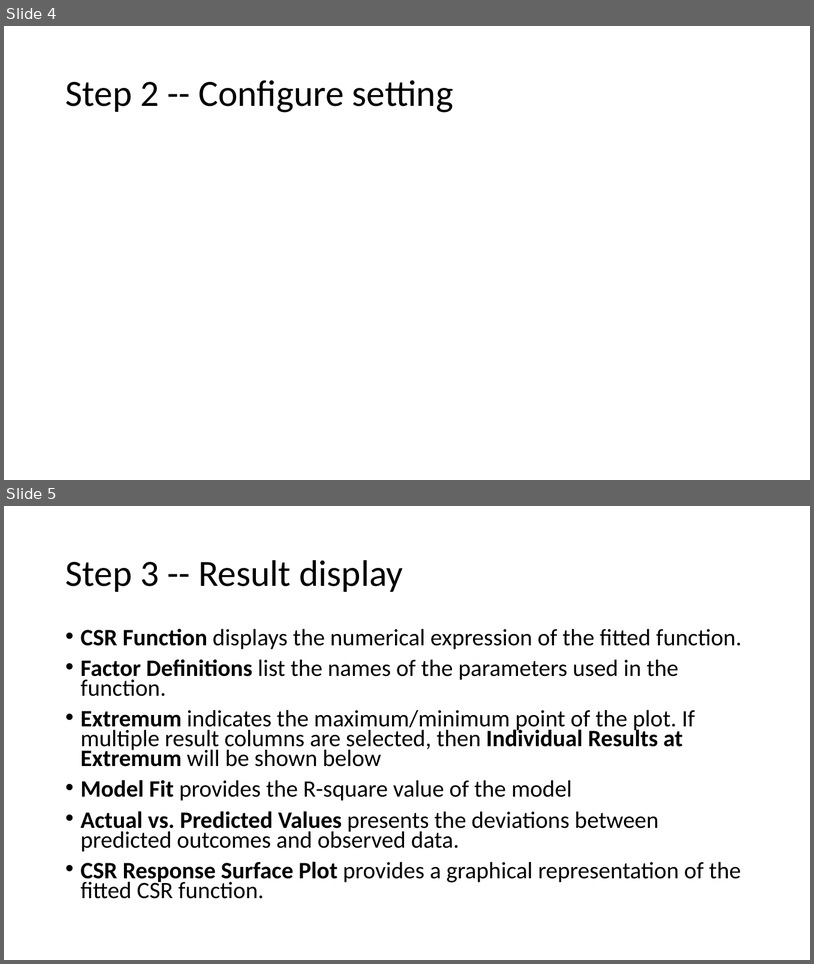
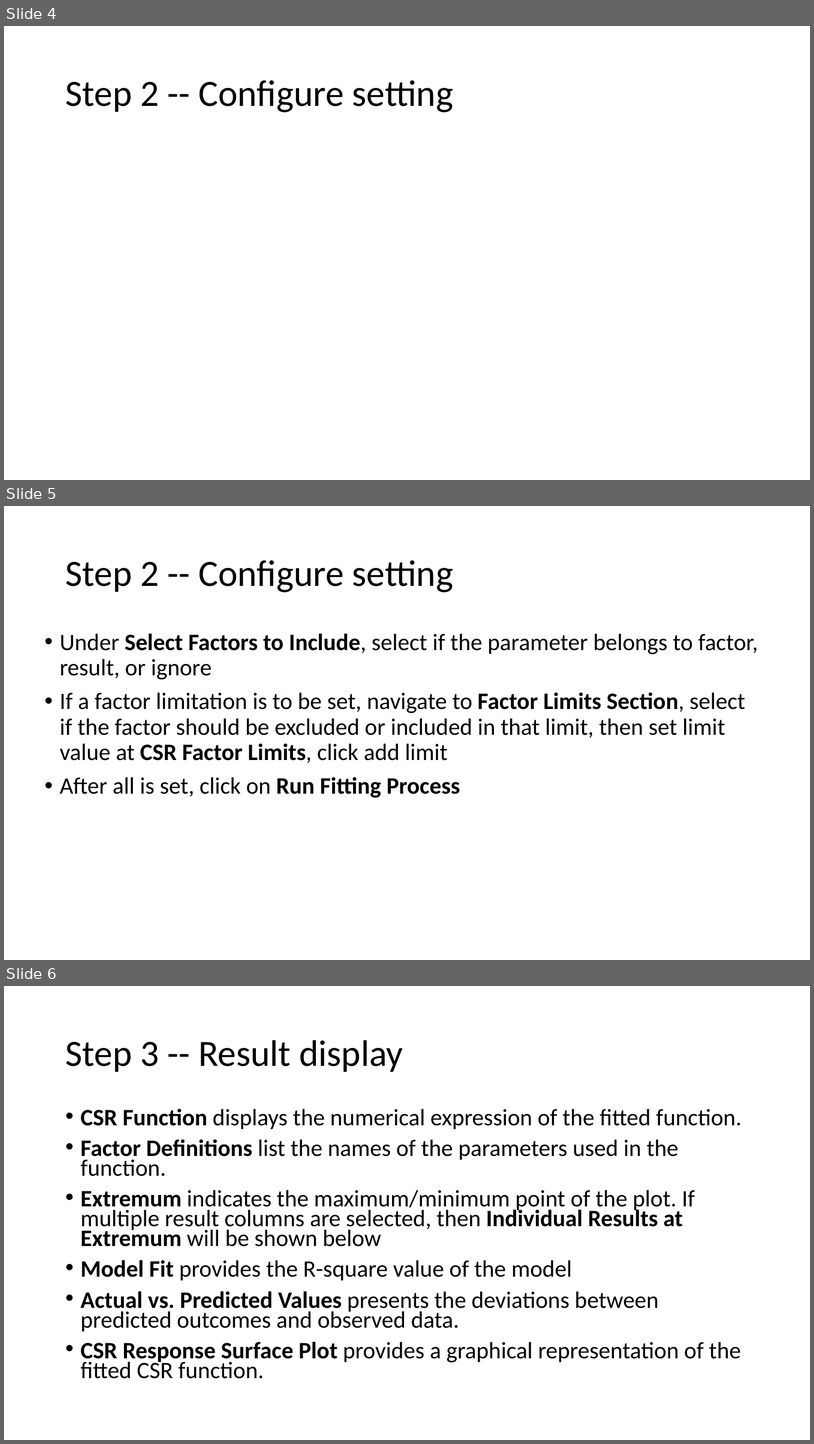
Before and after one commit to cuzno200161/CSR-software, a slide deck: CSR APP Instruction.pptx. Shown one above the other, each under a label of ours: slides 4 and 5 before the commit, slides 4, 5 and 6 after it. The pictures are 814x964 and 814x1444 pixels, drawn with LibreOffice and Linux fonts; fonts in the diff are those of the drawing; grey boxes stand for pictures. Boxes give left, top, right and bottom in pixels: in the first picture for what was removed or moved away, otherwise in the second. Text is boxed around its words. In the diff, an @@ line names an element or a change of style, - is before the commit and + after.

Commit message:
complete instruction

```diff
--- a/CSR APP Instruction.pptx
+++ b/CSR APP Instruction.pptx
@@ slide 5 added at [4, 506, 810, 960], background #FFFFFF @@
@@ title added at [65, 560, 453, 592], 44 pt, text #000000 @@
+Step 2 -- Configure setting
@@ text added at [60, 633, 759, 798], 28 pt, text #000000 @@
+• Under Select Factors to Include, select if the parameter belongs to factor, result, or ignore
+• If a factor limitation is to be set, navigate to Factor Limits Section, select if the factor should be excluded or included in that limit, then set limit value at CSR Factor Limits, click add limit
+• After all is set, click on Run Fitting Process
@@ what was slide 5 is now slide 6 @@
```
